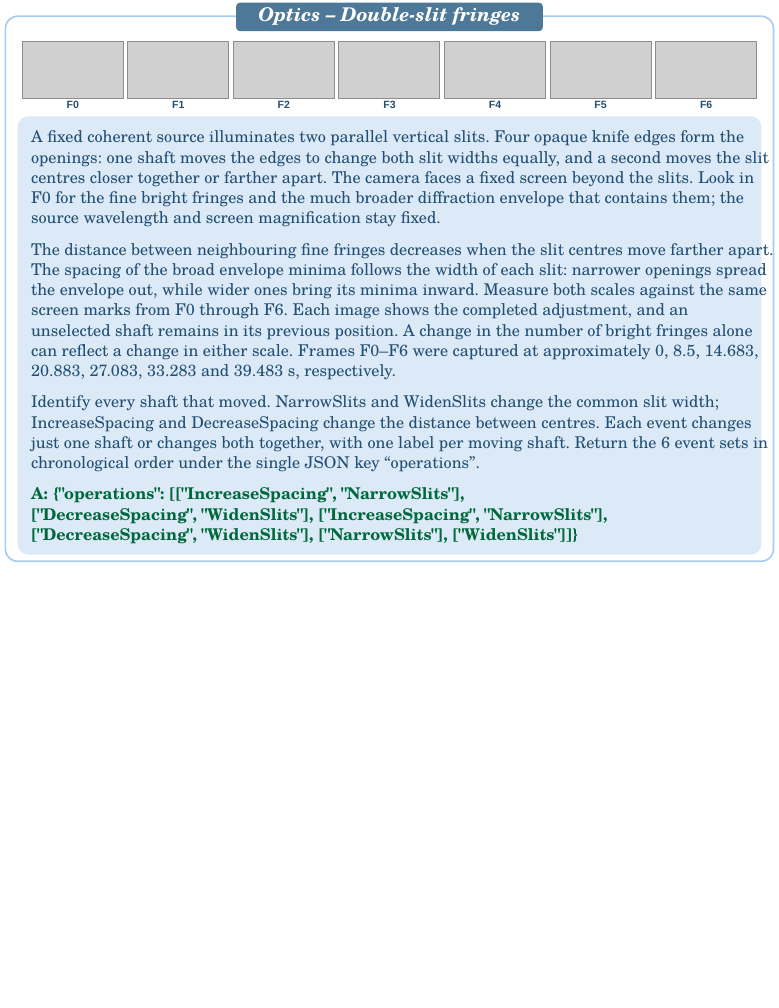
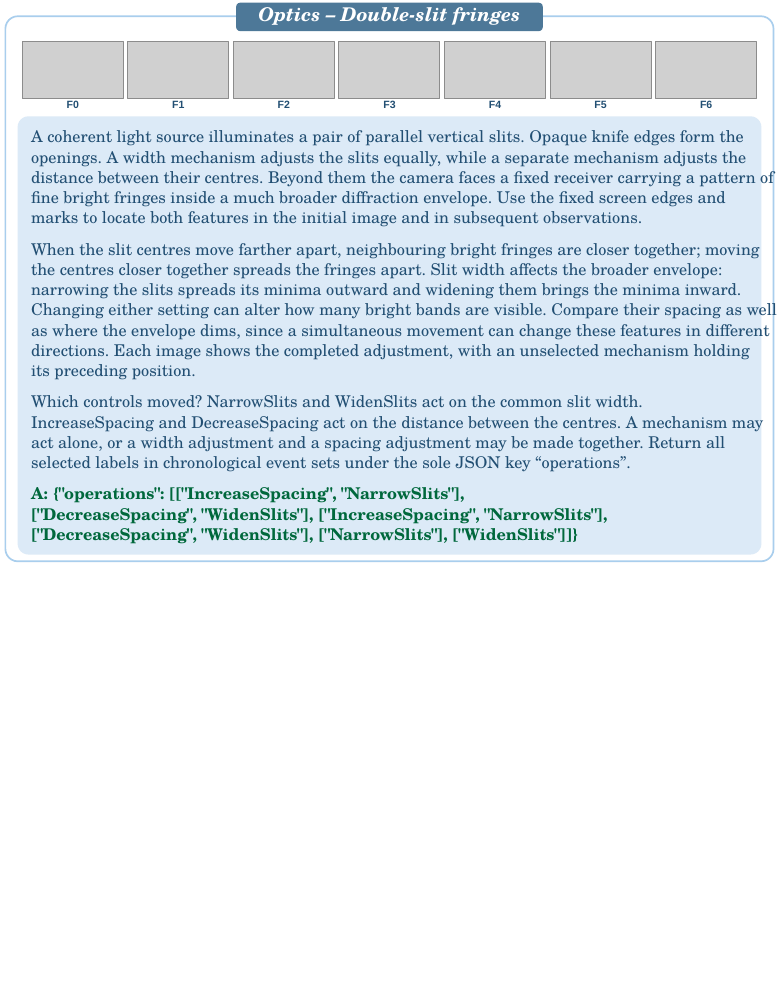
Before and after one commit to PIER-Lab/CaveBench, a slide deck: slide 20 of docs/assets/cases/CaveBench_Case_Studies.pptx. Drawn at 779x1008 pixels with LibreOffice and Linux fonts; fonts in the diff are those of the drawing; grey boxes stand for pictures. Boxes give left, top, right and bottom in pixels: in the first picture for what was removed or moved away, otherwise in the second. Text is boxed around its words. In the diff, an @@ line names an element or a change of style, - is before the commit and + after.

```diff
--- a/docs/assets/cases/CaveBench_Case_Studies.pptx
+++ b/docs/assets/cases/CaveBench_Case_Studies.pptx
@@ text at [31,130,755,227]: text changed @@
-A fixed coherent source illuminates two parallel vertical slits. Four opaque knife edges form the
-openings: one shaft moves the edges to change both slit widths equally, and a second moves the slit
-centres closer together or farther apart. The camera faces a fixed screen beyond the slits. Look in
-F0 for the fine bright fringes and the much broader diffraction envelope that contains them; the
-source wavelength and screen magnification stay fixed.
+A coherent light source illuminates a pair of parallel vertical slits. Opaque knife edges form the
+openings. A width mechanism adjusts the slits equally, while a separate mechanism adjusts the
+distance between their centres. Beyond them the camera faces a fixed receiver carrying a pattern of
+fine bright fringes inside a much broader diffraction envelope. Use the fixed screen edges and
+marks to locate both features in the initial image and in subsequent observations.
@@ text at [31,243,770,380]: text changed @@
-The distance between neighbouring fine fringes decreases when the slit centres move farther apart.
-The spacing of the broad envelope minima follows the width of each slit: narrower openings spread
-the envelope out, while wider ones bring its minima inward. Measure both scales against the same
-screen marks from F0 through F6. Each image shows the completed adjustment, and an
-unselected shaft remains in its previous position. A change in the number of bright fringes alone
-can reflect a change in either scale. Frames F0–F6 were captured at approximately 0, 8.5, 14.683,
-20.883, 27.083, 33.283 and 39.483 s, respectively.
+When the slit centres move farther apart, neighbouring bright fringes are closer together; moving
+the centres closer together spreads the fringes apart. Slit width affects the broader envelope:
+narrowing the slits spreads its minima outward and widening them brings the minima inward.
+Changing either setting can alter how many bright bands are visible. Compare their spacing as well
+as where the envelope dims, since a simultaneous movement can change these features in different
+directions. Each image shows the completed adjustment, with an unselected mechanism holding
+its preceding position.
@@ text at [31,395,763,472]: text changed @@
-Identify every shaft that moved. NarrowSlits and WidenSlits change the common slit width;
-IncreaseSpacing and DecreaseSpacing change the distance between centres. Each event changes
-just one shaft or changes both together, with one label per moving shaft. Return the 6 event sets in
-chronological order under the single JSON key “operations”.
+Which controls moved? NarrowSlits and WidenSlits act on the common slit width.
+IncreaseSpacing and DecreaseSpacing act on the distance between the centres. A mechanism may
+act alone, or a width adjustment and a spacing adjustment may be made together. Return all
+selected labels in chronological event sets under the sole JSON key “operations”.
```
Also in this commit, not shown: 19 other slides changed.
